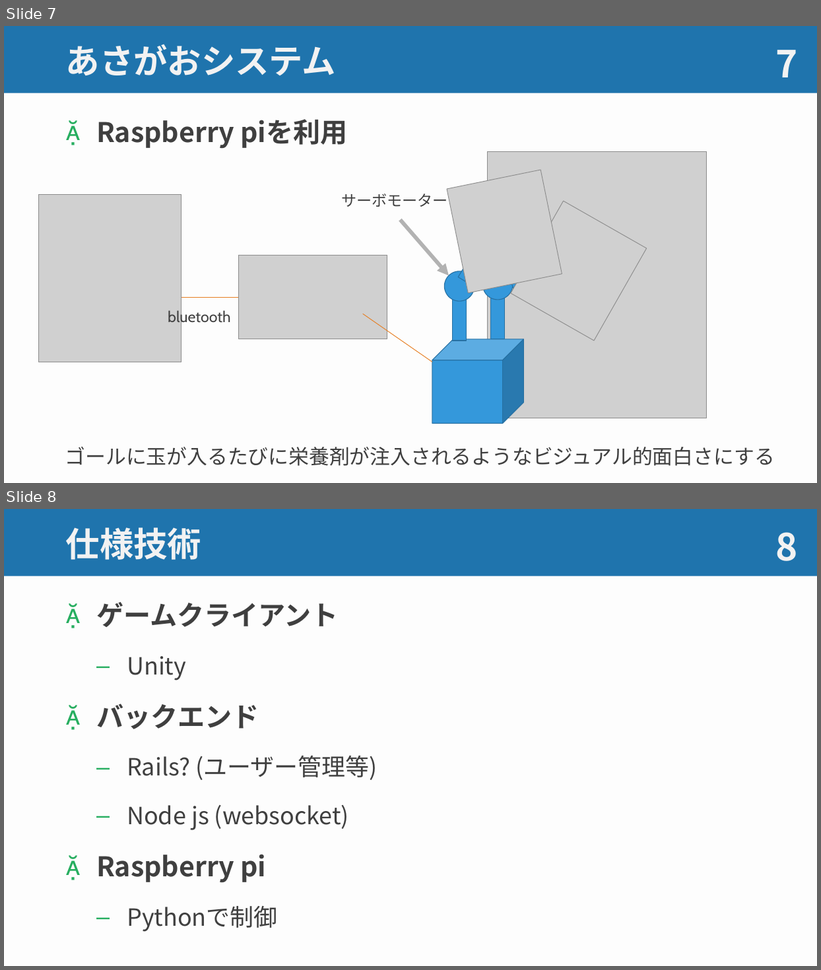
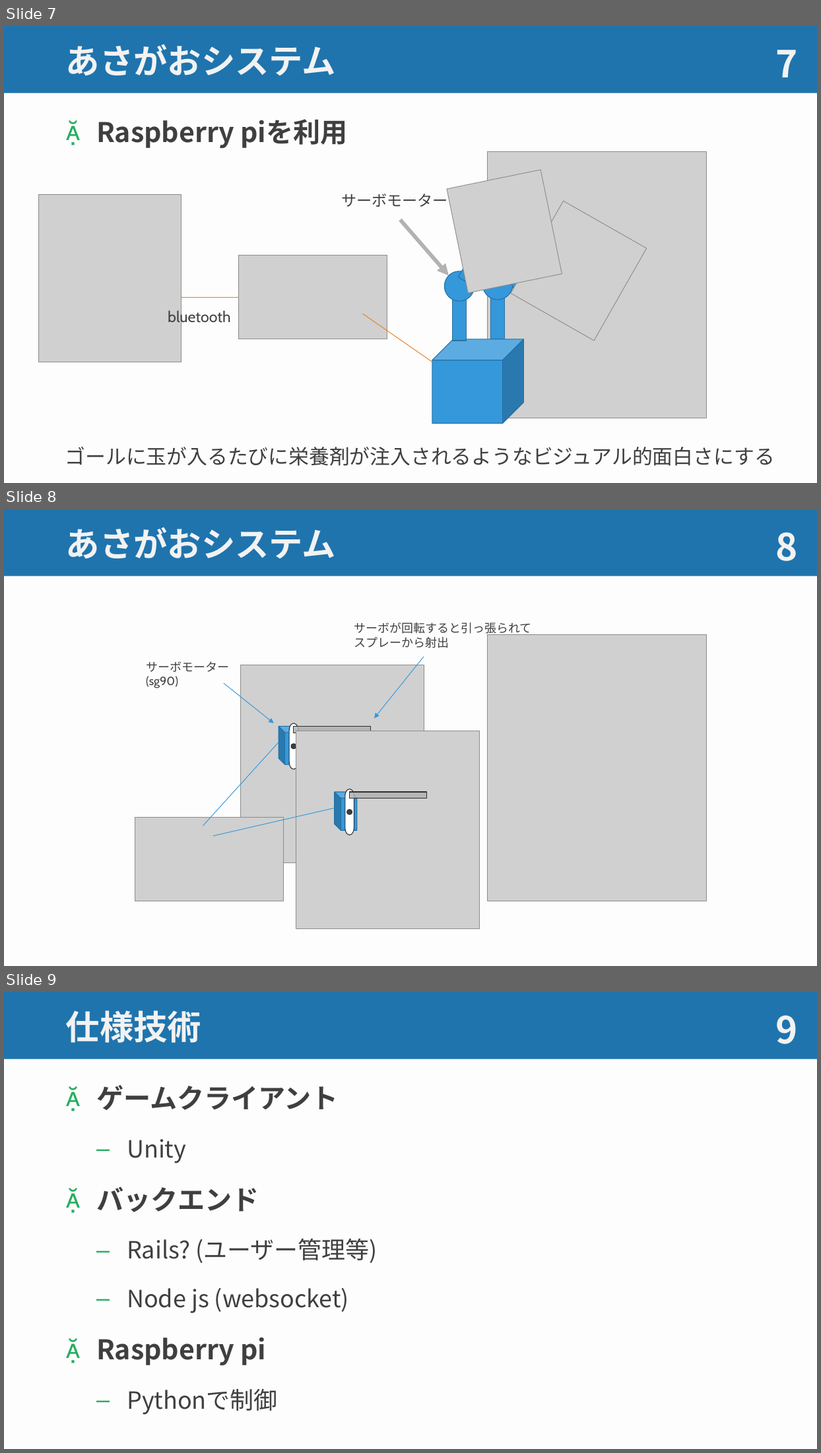
Before and after one commit to best-summer/project-dystopia, a slide deck: plan-doc/Hask U 2017.pptx. Shown one above the other, each under a label of ours: slides 7 and 8 before the commit, slides 7, 8 and 9 after it. The pictures are 821x970 and 821x1453 pixels, drawn with LibreOffice and Linux fonts; fonts in the diff are those of the drawing; grey boxes stand for pictures. Boxes give left, top, right and bottom in pixels: in the first picture for what was removed or moved away, otherwise in the second. Text is boxed around its words. In the diff, an @@ line names an element or a change of style, - is before the commit and + after.

```diff
--- a/plan-doc/Hask U 2017.pptx
+++ b/plan-doc/Hask U 2017.pptx
@@ slide 8 added at (4,509,817,966), background #FDFDFD; not listed: 1 template element that a slide beside it also shows @@
@@ title added at (66,527,336,559), 40 pt, text #F2F2F2, bold @@
+あさがおシステム
@@ page number added at (776,532,797,561), 44 pt, text #F2F2F2, bold @@
+8
@@ text added at (354,623,531,648), 14 pt, text #3F3F3F @@
+サーボが回転すると引っ張られて
+スプレーから射出
@@ picture added at (488,634,707,901) @@
@@ text added at (146,661,229,689), 14 pt, text #3F3F3F @@
+サーボモーター(sg90)
@@ arrow added from (424, 657) to (374, 718), #3498DB 0.75 pt @@
@@ arrow added from (224, 683) to (274, 723), #3498DB 0.75 pt @@
@@ group added at (241,665,424,863): 1 picture, 1 cube, 1 pill shape, 1 ellipse, 1 rectangle @@
@@ line added from (279, 743) to (203, 826), #3498DB 0.75 pt @@
@@ group added at (296,731,480,929): 1 picture, 1 cube, 1 pill shape, 1 ellipse, 1 rectangle @@
@@ picture added at (135,818,283,902) @@
@@ line added from (335, 809) to (213, 836), #3498DB 0.75 pt @@
@@ what was slide 8 is now slide 9 @@
@@ page number at (776,1015,797,1044): text changed @@
-8
+9
```
Also in this commit, not shown: 1 other file.
